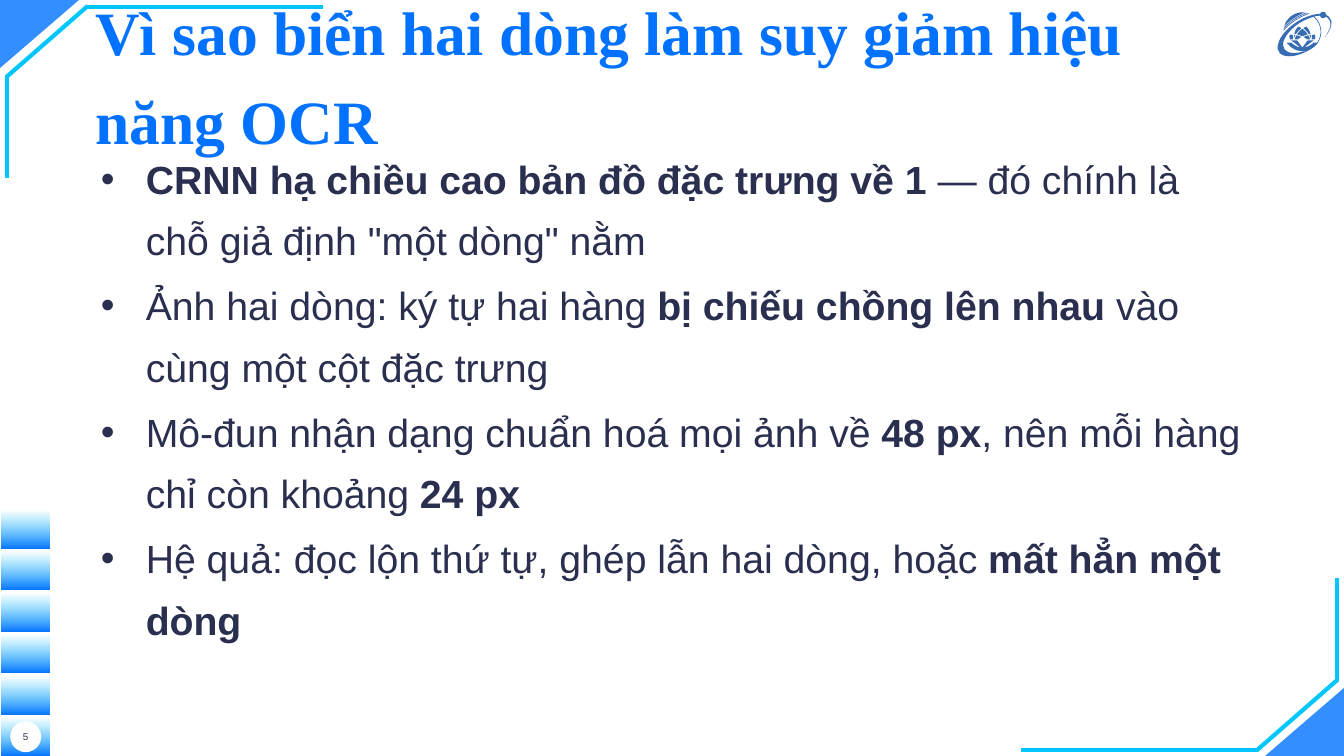
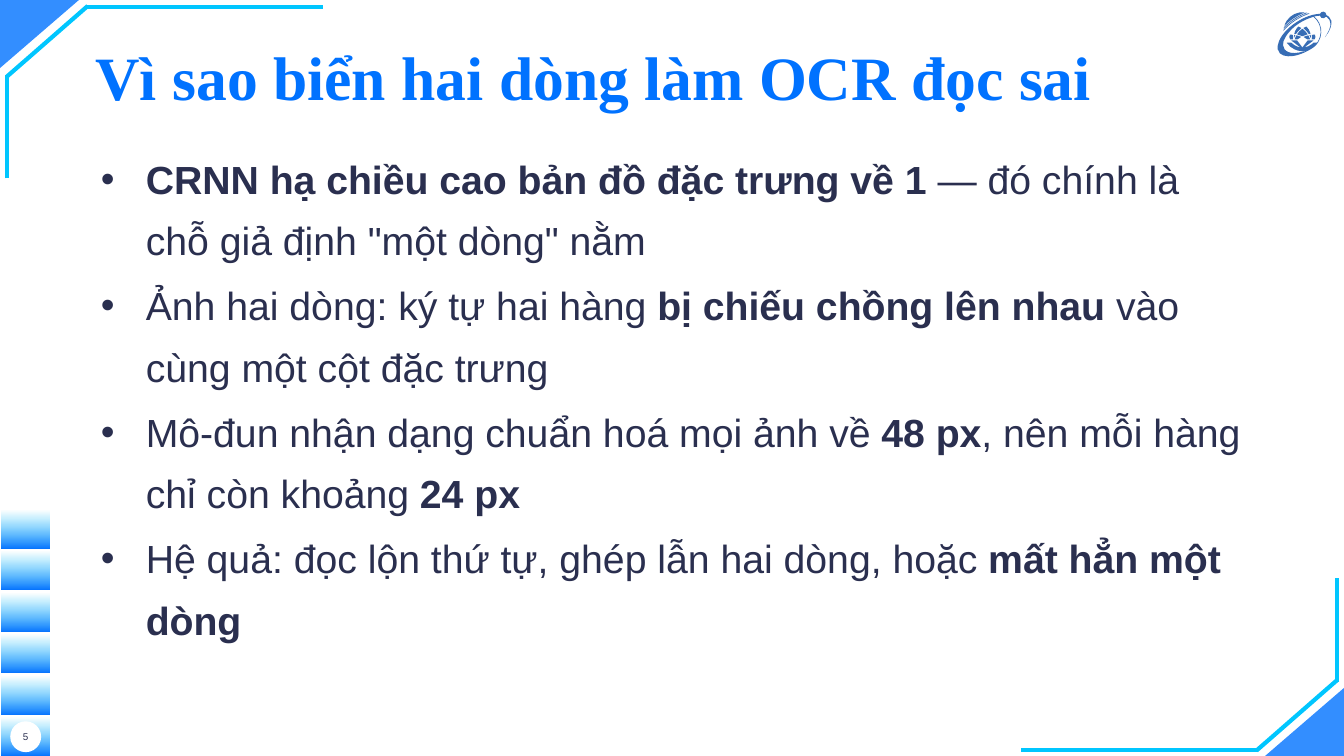
Before and after one commit to hieunguyen2604/alpr-do-an-mon-hoc, a slide deck: slide 5 of docs/slides/12-slides-mon-hoc.pptx. Drawn at 1344x756 pixels with LibreOffice and Linux fonts; fonts in the diff are those of the drawing; background and template pictures are left out. Boxes give left, top, right and bottom in pixels: in the first picture for what was removed or moved away, otherwise in the second. Text is boxed around its words. In the diff, an @@ line names an element or a change of style, - is before the commit and + after.

```diff
--- a/docs/slides/12-slides-mon-hoc.pptx
+++ b/docs/slides/12-slides-mon-hoc.pptx
@@ title at bbox=[95, 55, 1091, 111]: text changed @@
-Vì sao biển hai dòng làm suy giảm hiệu năng OCR
+Vì sao biển hai dòng làm OCR đọc sai
```
Also in this commit, not shown: 1 other slide changed, 12 other files.
